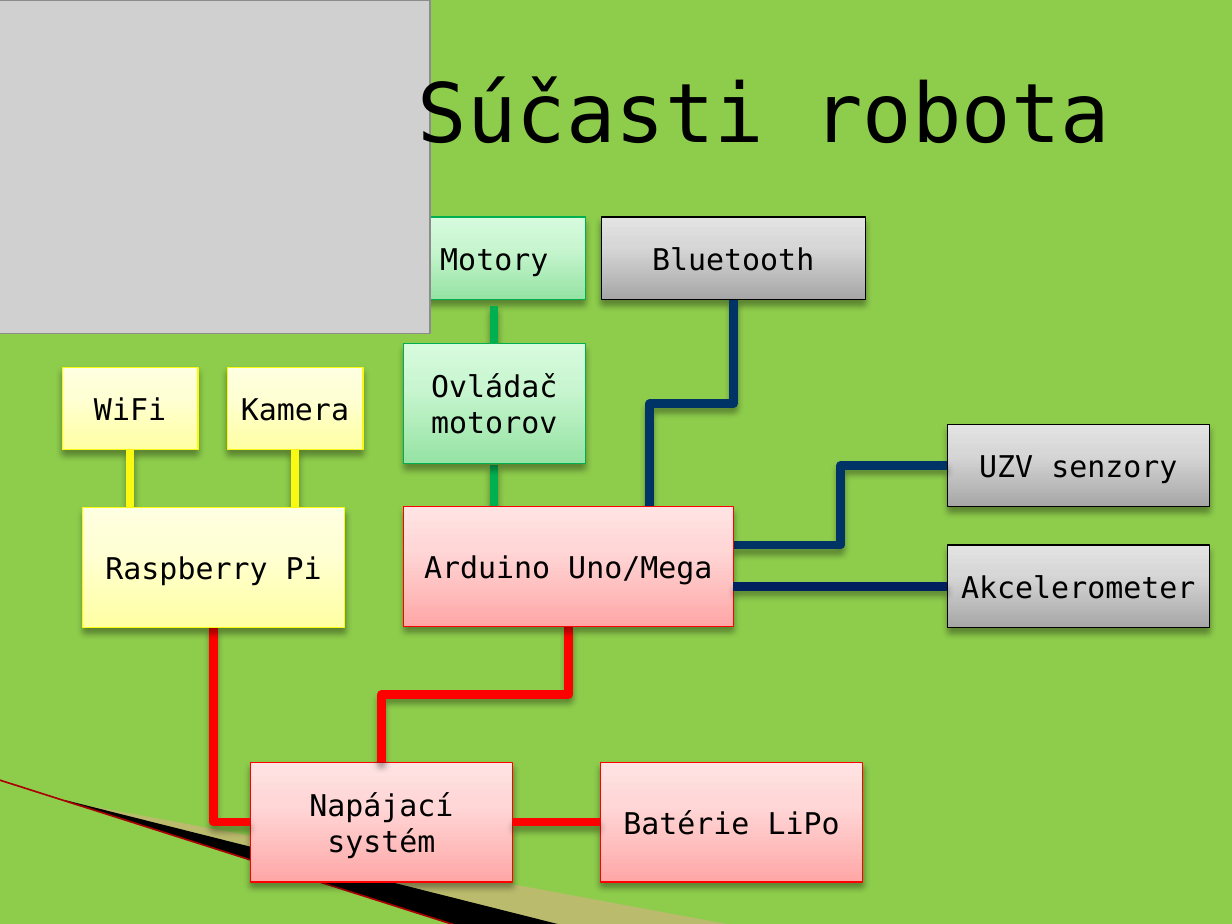
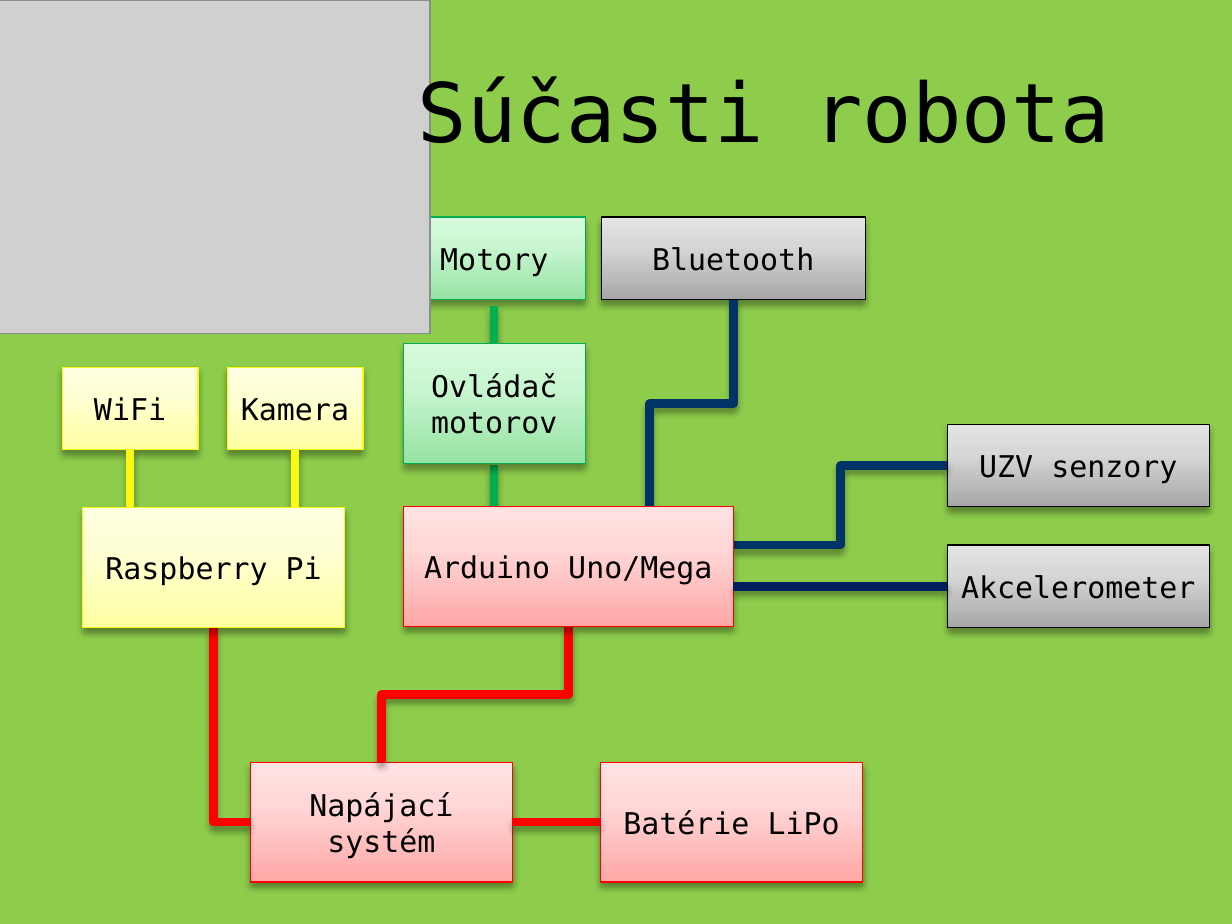
Before and after one commit to janmederly/rp7, a slide deck: slide 6 of doc/fvat/poster.pptx. Drawn at 1232x924 pixels with LibreOffice and Linux fonts; fonts in the diff are those of the drawing; grey boxes stand for pictures; background and template pictures are left out. Boxes give left, top, right and bottom in pixels: in the first picture for what was removed or moved away, otherwise in the second. Text is boxed around its words. In the diff, an @@ line names an element or a change of style, - is before the commit and + after.

```diff
--- a/doc/fvat/poster.pptx
+++ b/doc/fvat/poster.pptx
@@ line removed from (0, 780) to (457, 924) @@
@@ freeform shape removed at box(65, 800, 563, 924) @@
@@ freeform shape removed at box(68, 801, 733, 924) @@
```
Also in this commit, not shown: 4 other slides changed, 2 slides added, 9 other files.
